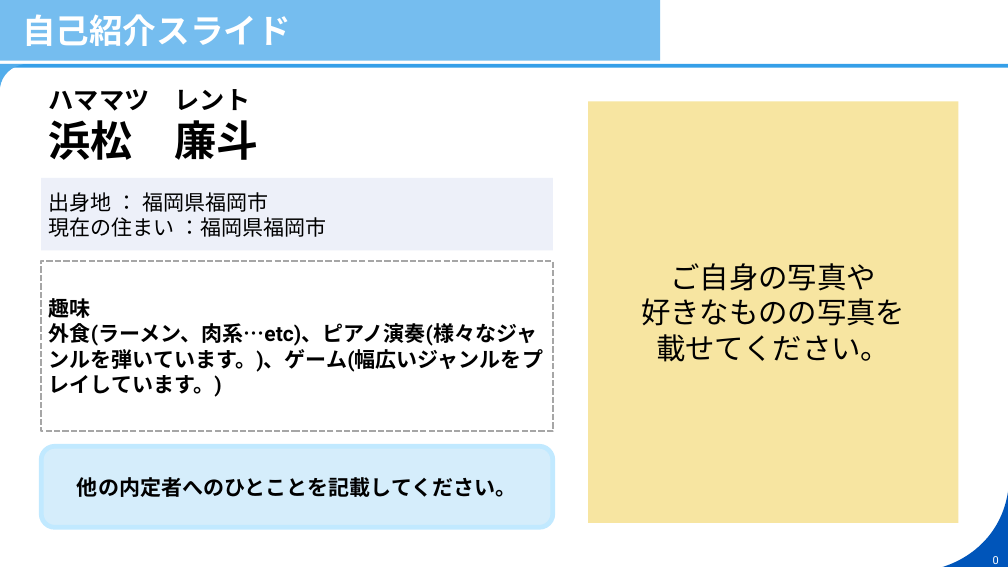
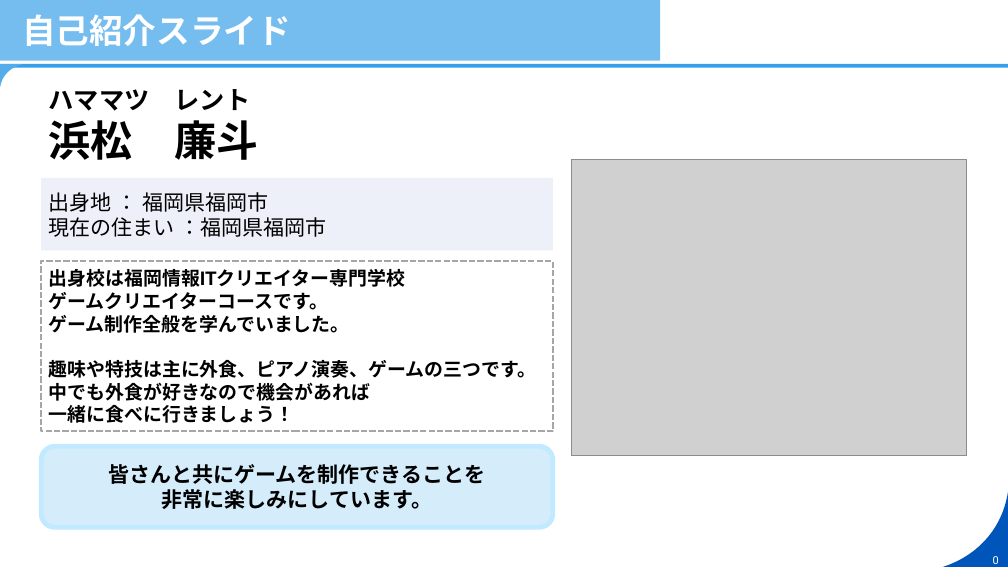
Before and after one commit to Hmmtrnt/Protfolio, a slide deck: slide 1 of セガ/自己紹介スライド_浜松廉斗.pptx. Drawn at 1008x567 pixels with LibreOffice and Linux fonts; fonts in the diff are those of the drawing; grey boxes stand for pictures; background and template pictures are left out. Boxes give left, top, right and bottom in pixels: in the first picture for what was removed or moved away, otherwise in the second. Text is boxed around its words. In the diff, an @@ line names an element or a change of style, - is before the commit and + after.

Commit message:
自己紹介スライド更新

```diff
--- a/セガ/自己紹介スライド_浜松廉斗.pptx
+++ b/セガ/自己紹介スライド_浜松廉斗.pptx
@@ rectangle removed at bbox=[588, 101, 959, 523] @@
-ご自身の写真や
-好きなものの写真を
-載せてください。
@@ picture added at bbox=[572, 159, 967, 455] @@
@@ text in rectangle at bbox=[49, 269, 536, 423]: text changed; size 20 to 18 pt @@
-趣味
-外食(ラーメン、肉系…etc)、ピアノ演奏(様々なジャンルを弾いています。)、ゲーム(幅広いジャンルをプレイしています。)
+出身校は福岡情報ITクリエイター専門学校
+ゲームクリエイターコースです。
+ゲーム制作全般を学んでいました。
+趣味や特技は主に外食、ピアノ演奏、ゲームの三つです。
+中でも外食が好きなので機会があれば
+一緒に食べに行きましょう！
@@ text in rounded rectangle at bbox=[108, 464, 486, 509]: text changed @@
-他の内定者へのひとことを記載してください。
+皆さんと共にゲームを制作できることを
+非常に楽しみにしています。
```
